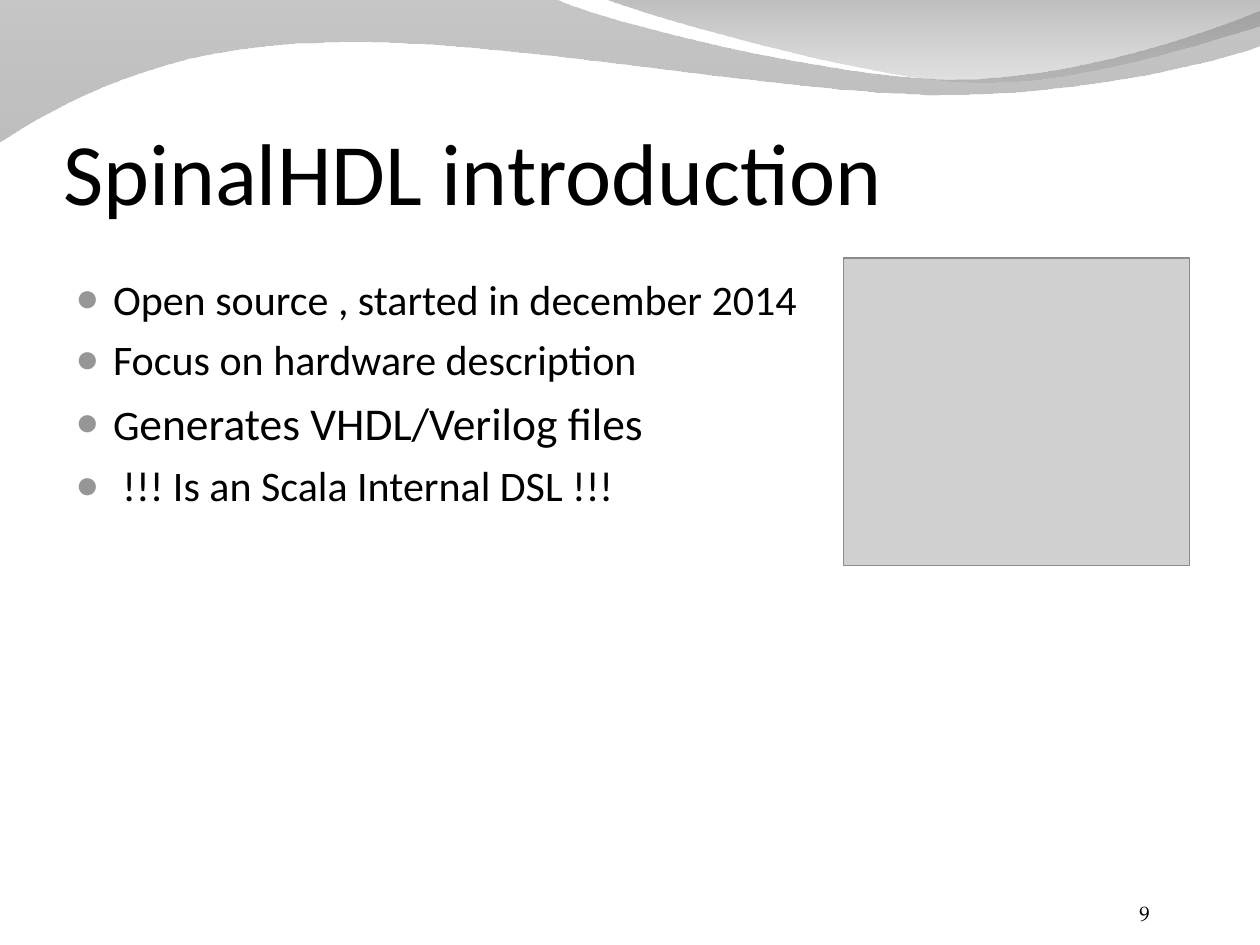
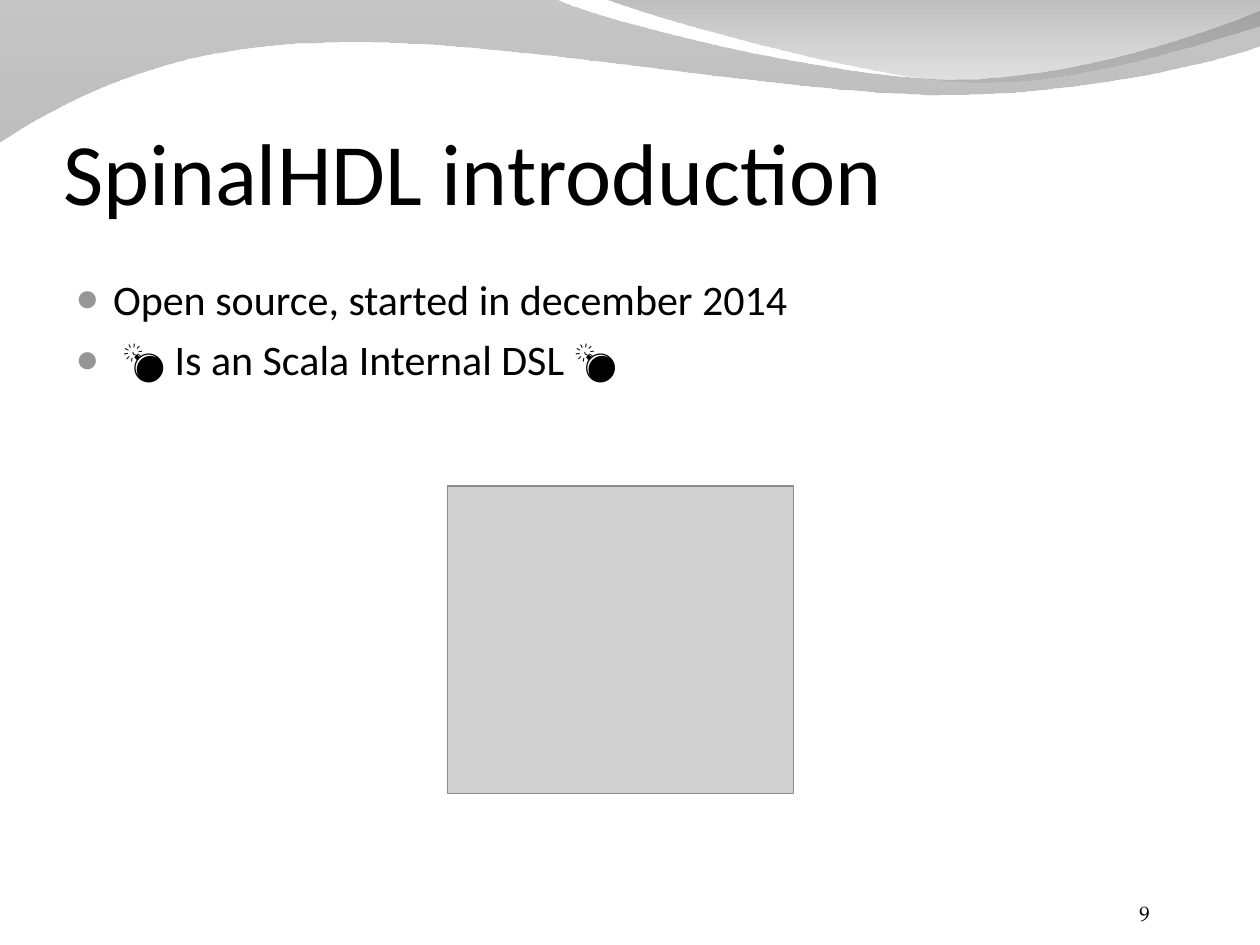
Before and after one commit to SpinalHDL/SpinalDoc, a slide deck: slide 9 of presentation/en/presentation_dsl.odp. Drawn at 1260x945 pixels with LibreOffice and Linux fonts; fonts in the diff are those of the drawing; grey boxes stand for pictures; background and template pictures are left out. Boxes give left, top, right and bottom in pixels: in the first picture for what was removed or moved away, otherwise in the second. Text is boxed around its words. In the diff, an @@ line names an element or a change of style, - is before the commit and + after.

```diff
--- a/presentation/en/presentation_dsl.odp
+++ b/presentation/en/presentation_dsl.odp
@@ text at [113, 285, 787, 376]: text changed @@
-● Open source , started in december 2014
-● Focus on hardware description
-● Generates VHDL/Verilog files
-● !!! Is an Scala Internal DSL !!!
+● Open source, started in december 2014
+● 💣 Is an Scala Internal DSL 💣
@@ picture: place and size @@
-picture at [843, 258, 1189, 566]
+picture at [447, 486, 794, 794]
```
Also in this commit, not shown: 20 other slides changed.
